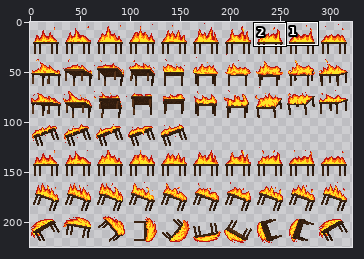
File history of a sprite sheet, Tables/res/tableSpriteSheet.png. Above, an overview of the earlier version with the close-up marked.
Close-up. Old version:
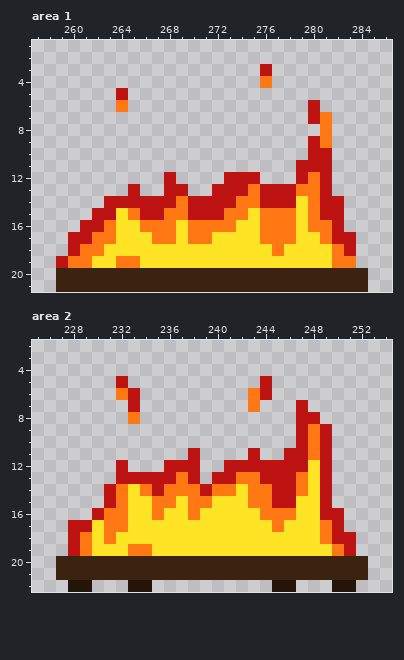
The file is 512x256 pixels. Shown: area 1: x 257..286, y 1..21; area 2: x 225..254, y 2..22. The wide view leaves out empty margins. The commit also changed other parts of the picture, which this record leaves out.
After:
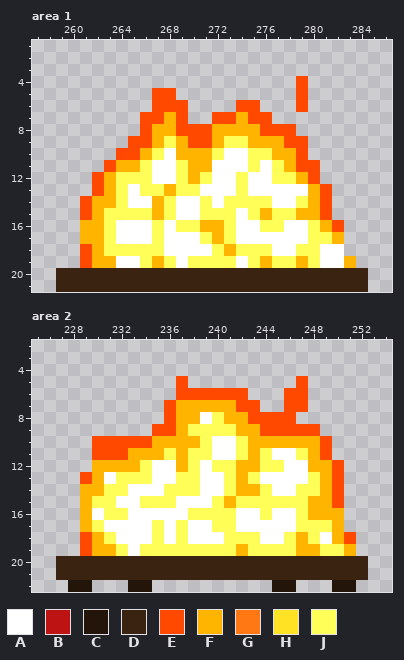
Palette (. is transparent): A #ffffff  B #be1313  C #24150b  D #3b2312  E #ff4800  F #ffb400  G #ff7814  H #ffe324  J #fffd58
What changed:
Area 1:
y 3: x 276 B -> .
y 4: x 276 G -> .; x 279 . -> E
y 5: x 264 B -> .; x 267..268 .. -> EE; x 279 . -> E
y 6: x 264 G -> .; x 267..269 ... -> EEE; x 274..275 .. -> EE; x 279..280 .B -> E.
y 7: x 266..269 .... -> EEFE; x 272..276 ..... -> EEFEE; x 280..281 BG -> ..
y 8: x 266..278 ............. -> EFFEEEFFFFEEE; x 281 G -> .
y 9: x 265..281 ...............BG -> EEFJFEEFJJFFFEE..
y 10: x 264..281 ................BB -> EEFJAFFFJAAJJFFE..
y 11: x 263..281 ................BBB -> EFFJAAJFFAAAJAJFEE.
y 12: x 262..281 ......B....BBB...BGB -> EFJJJAAJFJAAJAAJJFE.
y 13: x 262..281 ...B..BB..BBBGBBBGGB -> EFJAJJFJJAAAJAAAAAFE
y 14: x 261..282 ..BBBBBBGBBBBGGBBBHGBB -> EFFJAAFJAAJAJJJJAAJFE.
y 15: x 261..282 .BBHGBBGGBBBGGHGGGHGBB -> EFJJJJFJAAJJJAJFJJFFE.
y 16: x 261..282 BBGHHGGGHGGGGHHGGGHGGB -> FFJAAAJAJJFFJAAJJAAJFE
y 17: x 260..283 BBGGHHHGGHGGHHHHGGGHHGBB -> .FFJAAAJAAAJFJAAAAAAJJF.
y 18: x 260..283 BGGHHHHHHHHHHHHHHGHHHHGB -> .EFJJJJJAAAAJFJJJAAJJAA.
y 19: x 259..283 BGGHHGGHHHHHHHHHHHHHHHHGG -> ..EFFAAJFJAJJJJAJFJJFJAAF
Area 2:
y 5: x 232 B -> .; x 237 . -> E; x 244 B -> .; x 247 . -> E
y 6: x 232..233 GB -> ..; x 237..244 ......GB -> EEEEEE..; x 246..247 .. -> EE
y 7: x 233 B -> .; x 236..243 .......G -> EFFFFFEE; x 246..247 .B -> EE
y 8: x 233 G -> .; x 236..248 ...........BB -> EFFAJFFEEEE..
y 9: x 235..249 ............BGB -> EEFJJJJFFEEEEE.
y 10: x 230..249 .................BGB -> EEEEEFFFFJAAJFFFFFFE
y 11: x 230..249 ........B....B..BBGB -> EEEFFFJFJJAAJFJAAJFE
y 12: x 230..250 ..B...BBB..BBBBBBBHB. -> FFFFJAAFJAJJFFJJAAFFE
y 13: x 229..250 ...BBBBBGB.BBGGBBBGHB. -> EFAJJJAAJJAAJFJAAAAJFE
y 14: x 229..250 ..BGHGBGGGBGGHGGBBGHB. -> FFJJAAAJJJAAJFFJAAJJFE
y 15: x 229..250 ..BGHHGGHGGHHHGGBBHHB. -> FJJAAJJJAAAJFJJJJJJFFE
y 16: x 229..250 .BGGHHGHHGHHHHHGGGHHBB -> FAJJAAAAAJJJJAAJAAJFFF
y 17: x 228..250 BBHGGHHHHHHHHHHHHGHHHGB -> .FJAAAAJAJAAJJAAAAAJJJF
y 18: x 228..251 BGHGHHHHHHHHHHHHHHHHHGBB -> .EFJAAAJAJAAAJJJAAJFJAFE
y 19: x 228..251 BGHHHGGHHHHHHHHHHHHHHHGB -> .EFFJAJJJJJJJJFJJJJFFJJF
Boxes around the changes in both close-ups, in picture pixels (x1, y1, x2, y2):
changed: (56, 64, 356, 268)
changed: (68, 376, 356, 556)
